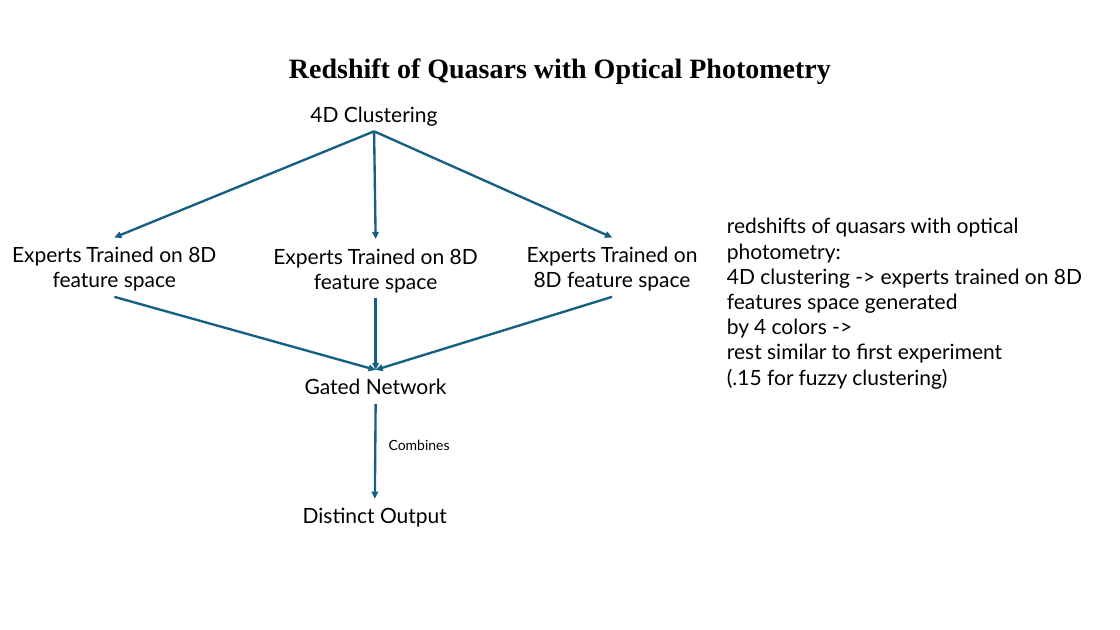
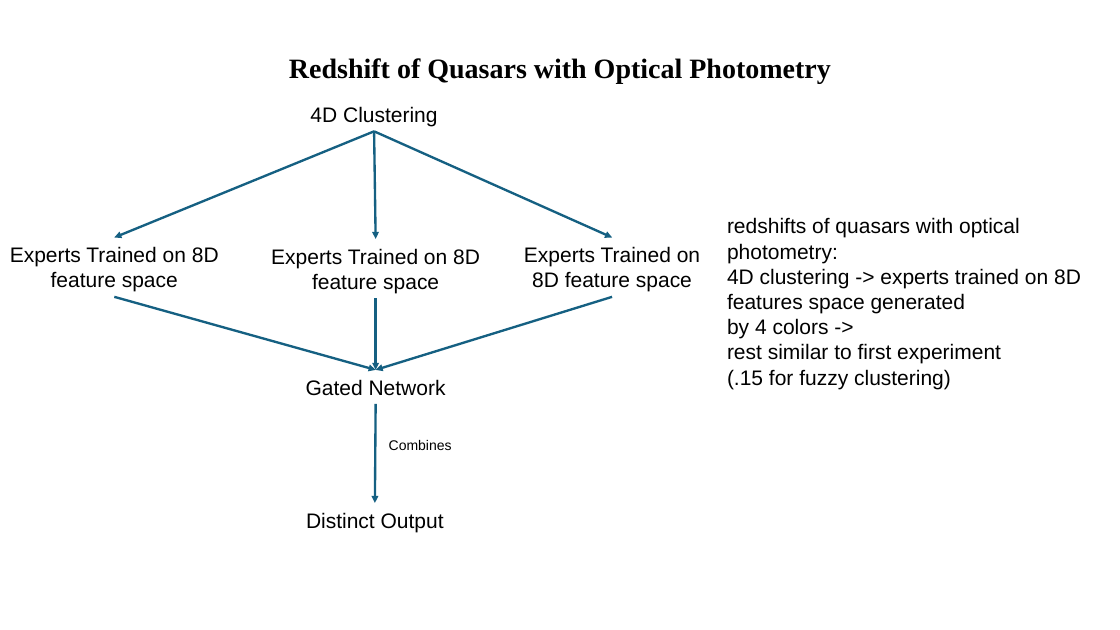
Before and after one commit to Tazering/Research, a slide deck: slide 5 of fox_multimessenger-astronomy/documentation/Model Architectures.pptx. Drawn at 1120x630 pixels with LibreOffice and Linux fonts; fonts in the diff are those of the drawing. Boxes give left, top, right and bottom in pixels: in the first picture for what was removed or moved away, otherwise in the second. Text is boxed around its words. In the diff, an @@ line names an element or a change of style, - is before the commit and + after.

```diff
--- a/fox_multimessenger-astronomy/documentation/Model Architectures.pptx
+++ b/fox_multimessenger-astronomy/documentation/Model Architectures.pptx
@@ arrow moved from (376, 404) - (375, 499) to (376, 404) - (375, 503) @@
@@ font Lato to Arial in 8 elements at [310, 106, 437, 127], [524, 246, 700, 292], [271, 248, 480, 293], [10, 246, 219, 292], [306, 379, 446, 396], [389, 440, 452, 450], [727, 217, 1081, 389], [306, 512, 444, 532] @@
```
Also in this commit, not shown: 5 other slides changed, 5 slides added, 4 other files.
